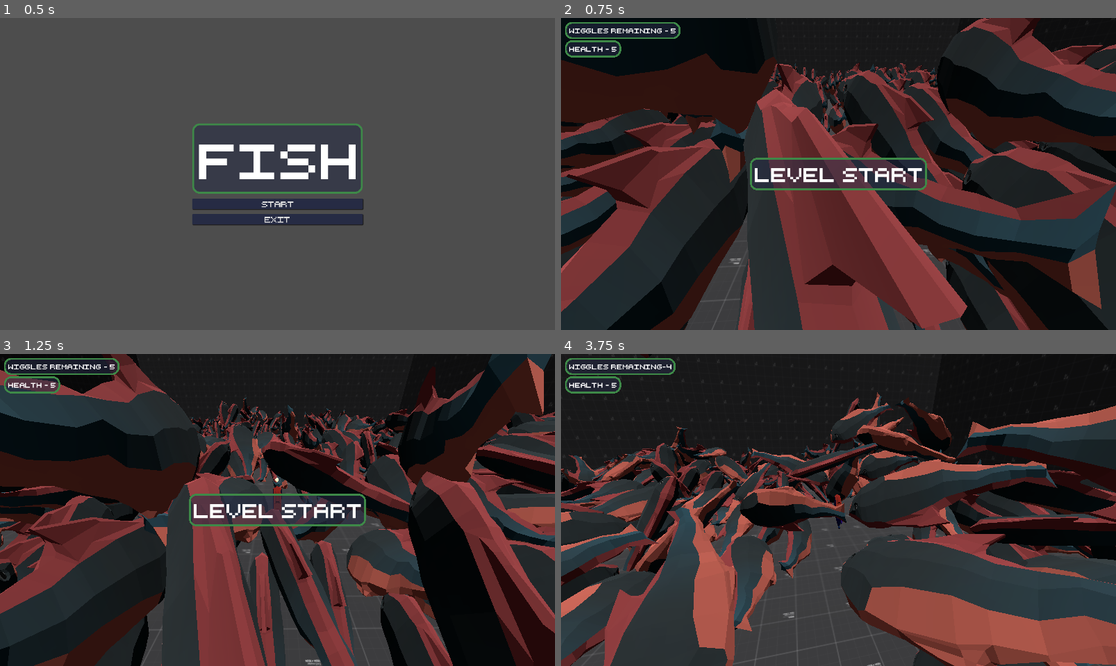
Above: before the commit, frames 1-4 (two rows, left to right).
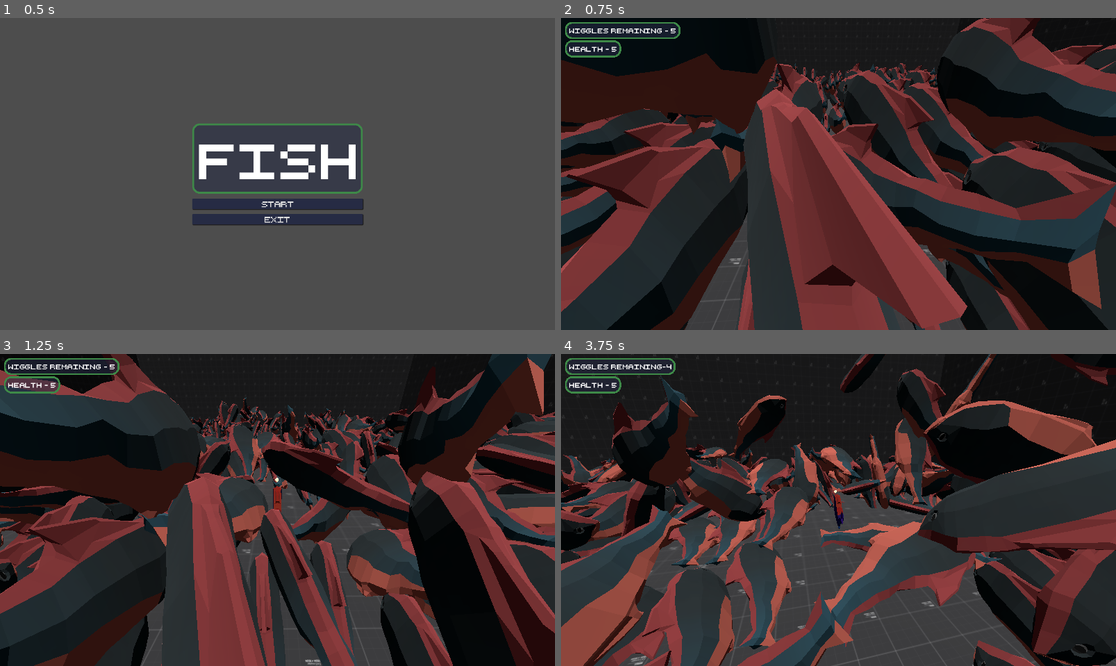
Above: after the commit, the same moments.

Repository: jamethy/fish-4
Game: Godot game, scene res://UI/main_menu.tscn
The game is run twice, just before and just after one commit, with the same random seed, the same clock (stepped at 60 frames per second) and the same inputs. Sound files missing from this copy of the repository are replaced by a short silence.
Inputs (mouse positions are in pixels of both pictures, inside the frame that each line leads up to):
- Up to frame 1 (0.5 s): no input
- Up to frame 2 (0.75 s): click "Start" at 0.5 s
- Up to frame 3 (1.25 s): no input
- Up to frame 4 (3.75 s): tap Enter (ui_accept) at 1.25, 1.52, 2.27 s; move the mouse to (866, 510) at 1.27 s; hold W (Forward) from 1.28 s (still down); tap Q (Bubble) at 1.35, 2.85 s; move the mouse to (810, 510) at 2.02 s; tap Space (Burst) at 2.1, 3.6 s; move the mouse to (849, 503) at 2.77 s; move the mouse to (832, 516) at 3.52 s

Frame 1 is identical in both runs. In frame 2, 2.7% of the frame differs, in the area x 34-66%, y 44-56%; in frame 3, 2.2%; in frame 4, 53%, in the area x 0-100%, y 0-100%.
Error after the commit: Invalid assignment of property or key 'text' with value of type 'String' on a base object of type 'null instance'. (res://LevelStartDisplay.gd:5)

Commit message:
update level start

Diff:
--- a/LevelStartDisplay.gd
+++ b/LevelStartDisplay.gd
@@ -2,7 +2,7 @@
 
 
 func show_for_level_start(level: int):
-	#$CenterContainer/VBoxContainer/LevelStartLabel.text = "LEVEL %d START" % level
+	$CenterContainer/VBoxContainer/LevelStartLabel.text = "LEVEL %d START" % level
 	visible = true
 	$Timer.start()
 
